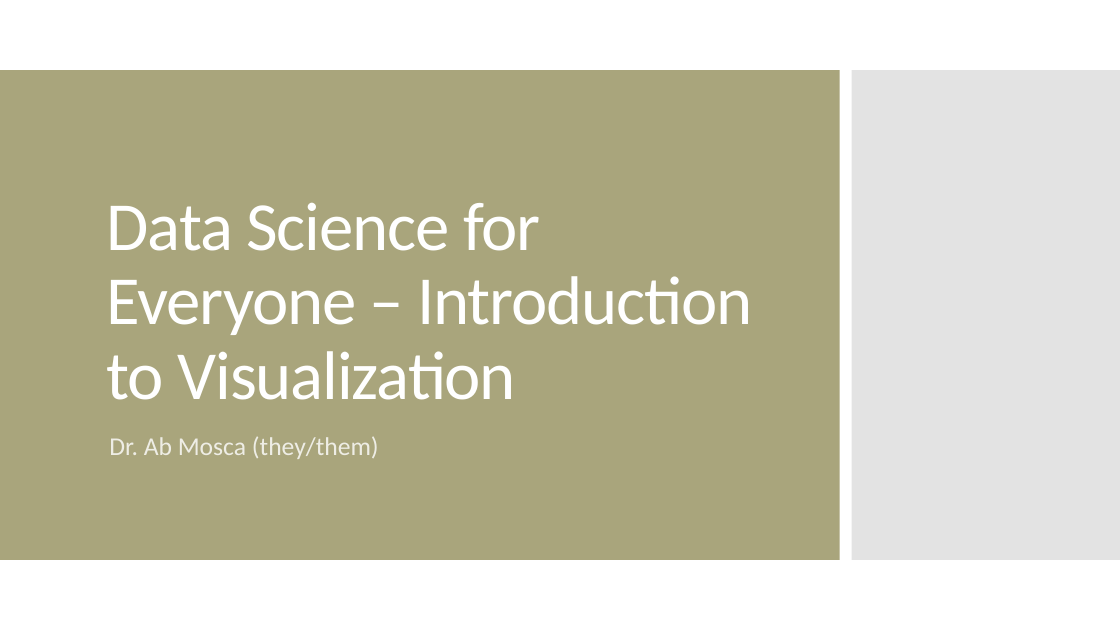
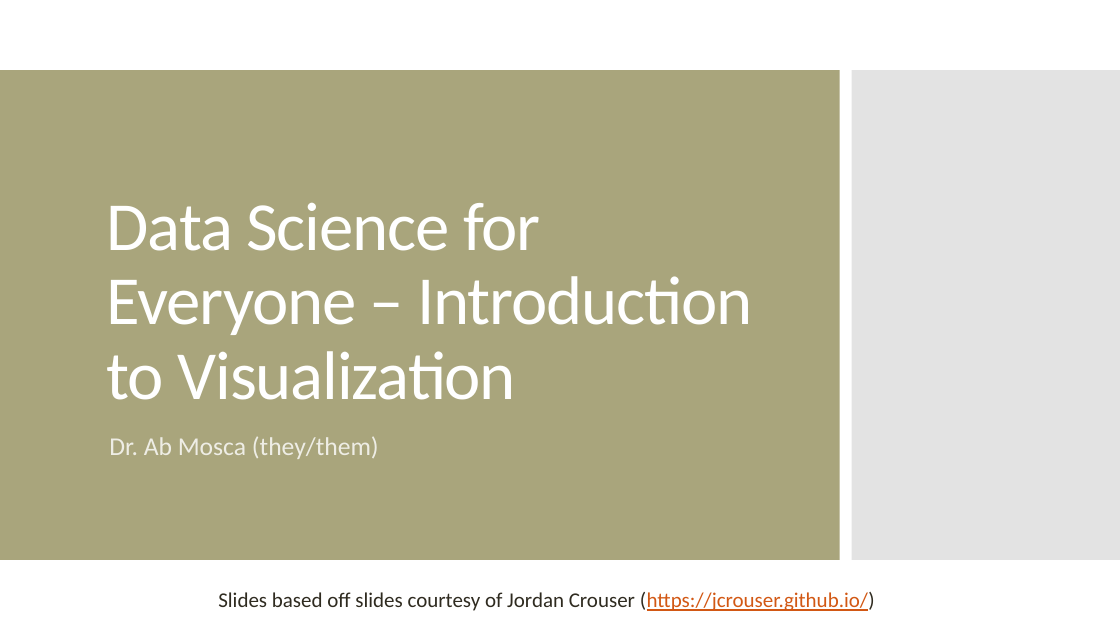
Before and after one commit to amosca01/Intro-DS-F23, a slide deck: slide 1 of slides/03-visualization-pt1.pptx. Drawn at 1120x630 pixels with LibreOffice and Linux fonts; fonts in the diff are those of the drawing. Boxes give left, top, right and bottom in pixels: in the first picture for what was removed or moved away, otherwise in the second. Text is boxed around its words. In the diff, an @@ line names an element or a change of style, - is before the commit and + after.

```diff
--- a/slides/03-visualization-pt1.pptx
+++ b/slides/03-visualization-pt1.pptx
@@ text added at [218, 592, 875, 611], 18 pt, text #2F2B20 @@
+Slides based off slides courtesy of Jordan Crouser (https://jcrouser.github.io/)
```
Also in this commit, not shown: 2 other files.
